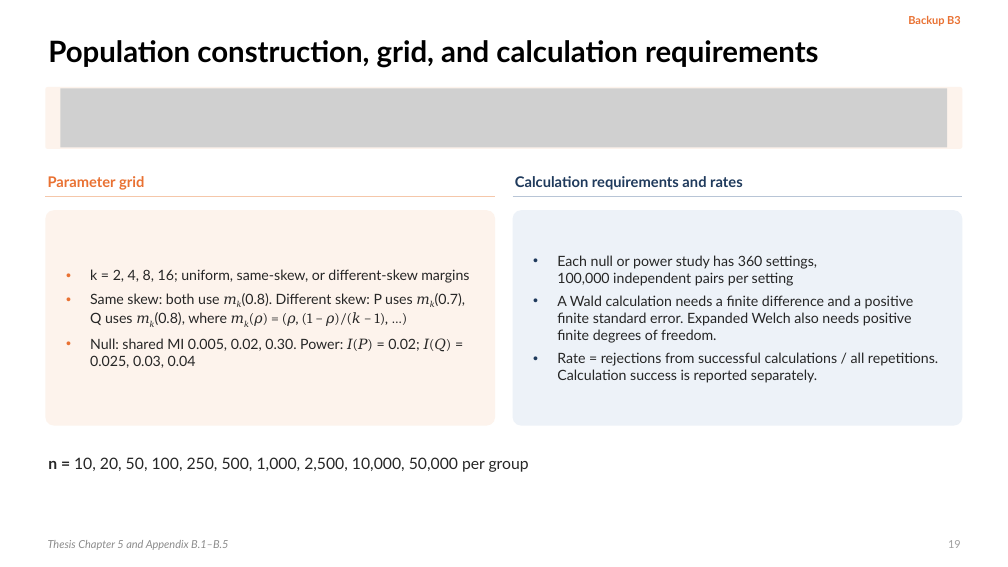
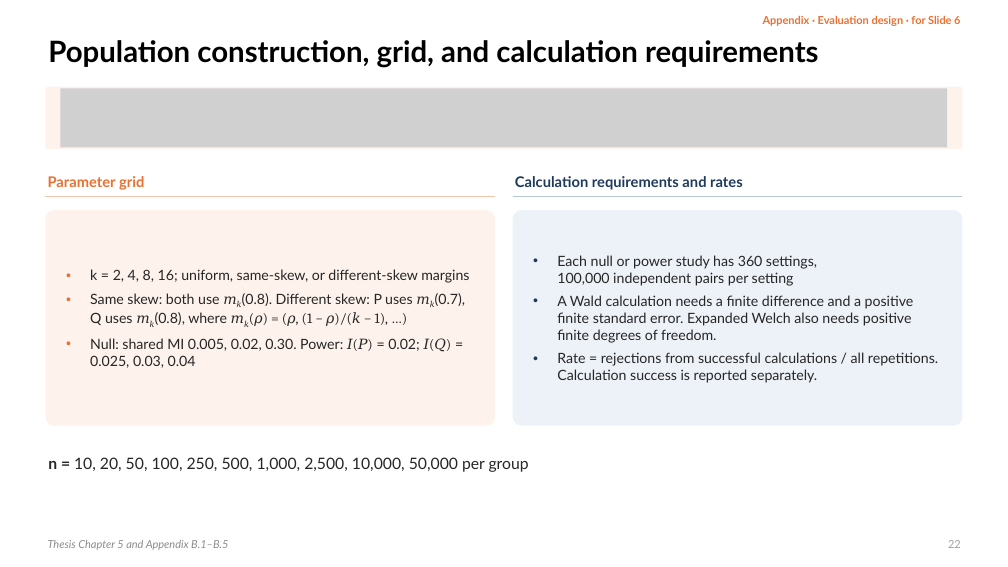
Before and after one commit to dzhao61/MCSResearchSimulations, a slide deck: slide 22 of Thesis Presentation/Daniel_Zhao_Welch_MI_Presentation.pptx (slide 19 before the commit). Drawn at 1008x567 pixels with LibreOffice and Linux fonts; fonts in the diff are those of the drawing; grey boxes stand for pictures. Boxes give left, top, right and bottom in pixels: in the first picture for what was removed or moved away, otherwise in the second. Text is boxed around its words. In the diff, an @@ line names an element or a change of style, - is before the commit and + after.

```diff
--- a/Thesis Presentation/Daniel_Zhao_Welch_MI_Presentation.pptx
+++ b/Thesis Presentation/Daniel_Zhao_Welch_MI_Presentation.pptx
@@ text at bbox=[763, 16, 960, 26]: text changed @@
-Backup B3
+Appendix · Evaluation design · for Slide 6
@@ page number at bbox=[948, 540, 961, 548]: text changed @@
-19
+22
```
Also in this commit, not shown: 24 other slides changed, 6 slides added, 3 slides removed, 14 other files.
